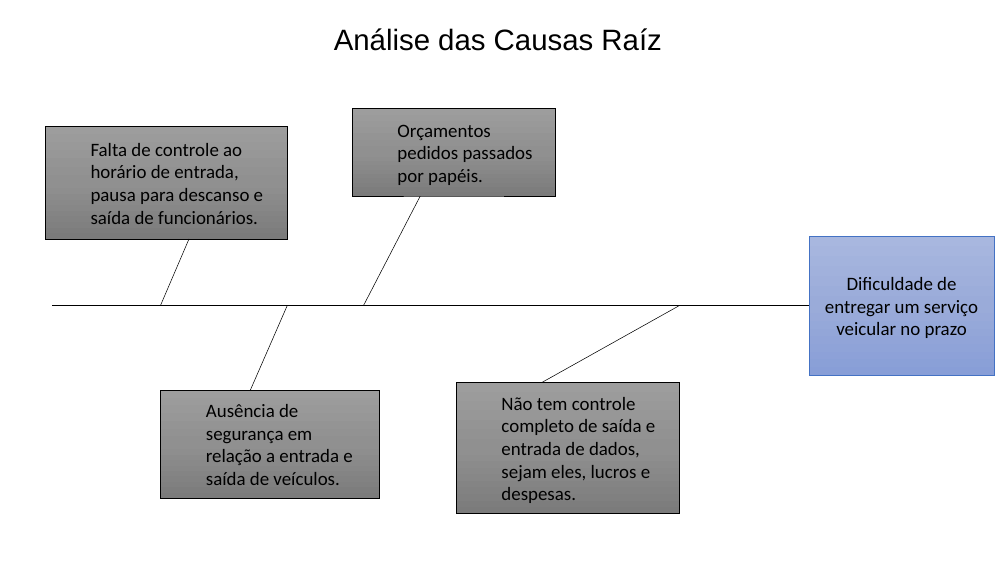
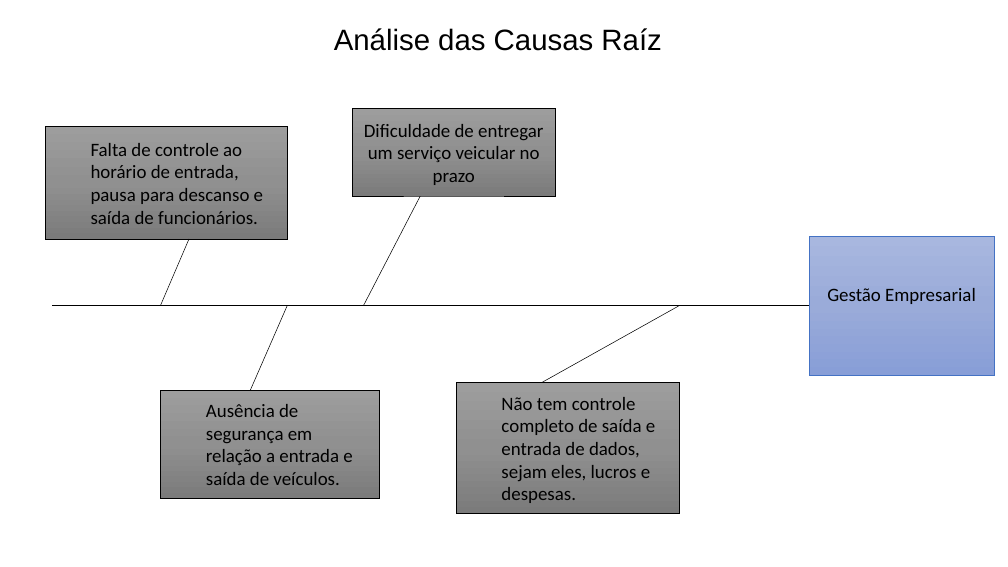
Before and after one commit to victorkok/OPE-Oficina-Mecanica, a slide deck: slide 1 of Artefatos/08. Análise das Causas Raízes.pptx. Drawn at 1008x567 pixels with LibreOffice and Linux fonts; fonts in the diff are those of the drawing. Boxes give left, top, right and bottom in pixels: in the first picture for what was removed or moved away, otherwise in the second. Text is boxed around its words. In the diff, an @@ line names an element or a change of style, - is before the commit and + after.

```diff
--- a/Artefatos/08. Análise das Causas Raízes.pptx
+++ b/Artefatos/08. Análise das Causas Raízes.pptx
@@ text in rectangle at bbox=[364, 124, 543, 185]: text changed @@
-  Orçamentos pedidos passados por papéis.
+Dificuldade de entregar um serviço veicular no prazo
@@ text in rectangle at bbox=[827, 288, 976, 304]: text changed @@
-Dificuldade de entregar um serviço veicular no prazo
+Gestão Empresarial
```
Also in this commit, not shown: 6 other files.
